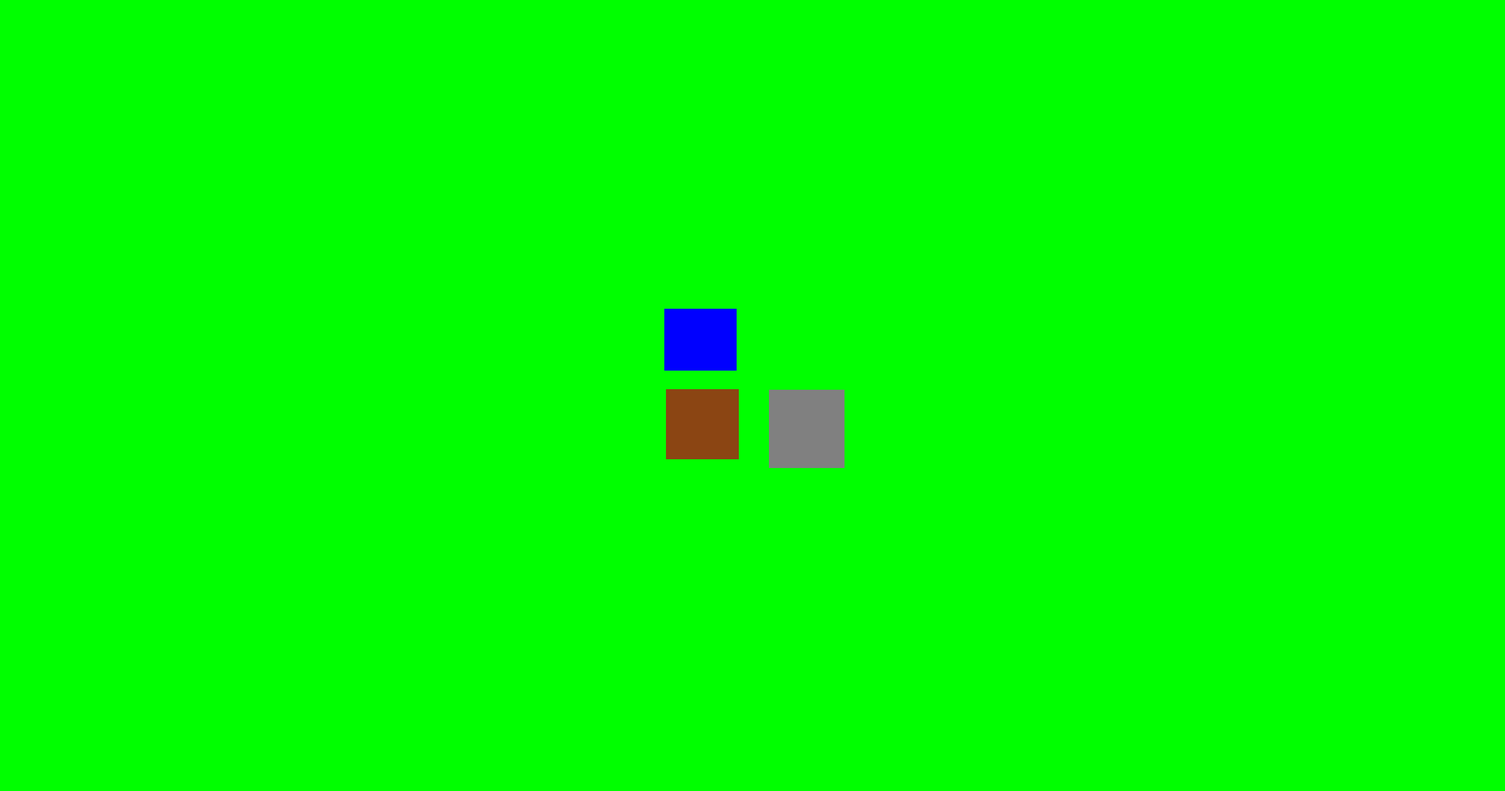
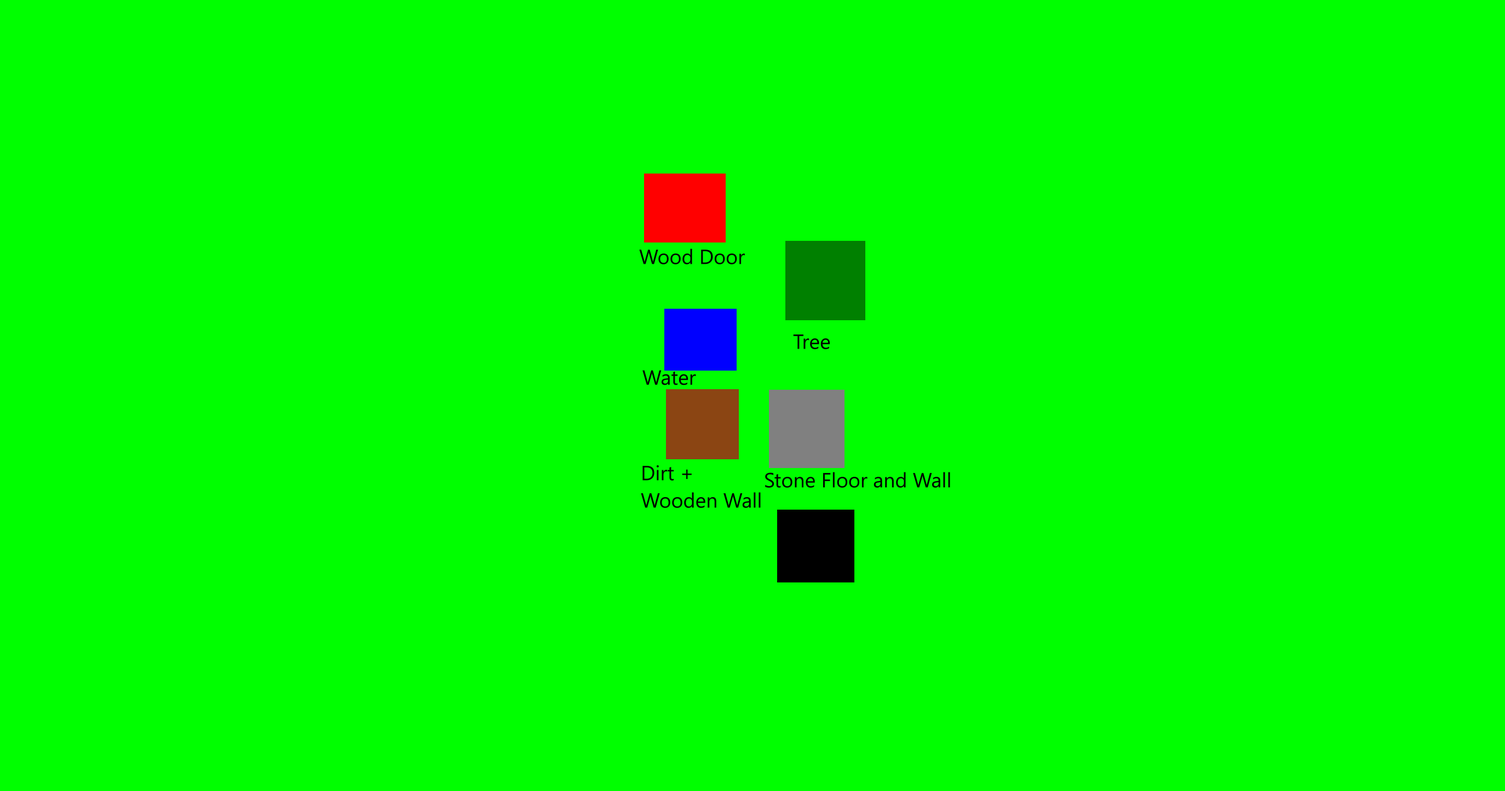
Layered file, before and after one edit (1505px x 791px). Changes by layer:
added layer "Paint Layer 4 (pasted)" above "Vector Layer 3" over [777, 509, 855, 583]
added layer "Paint Layer 2 (pasted)" (1st of 4) above "Paint Layer 3 (pasted)" over [785, 241, 866, 350]
added layer "Paint Layer 3 (pasted)" above "Vector Layer 1" over [644, 173, 726, 243]
